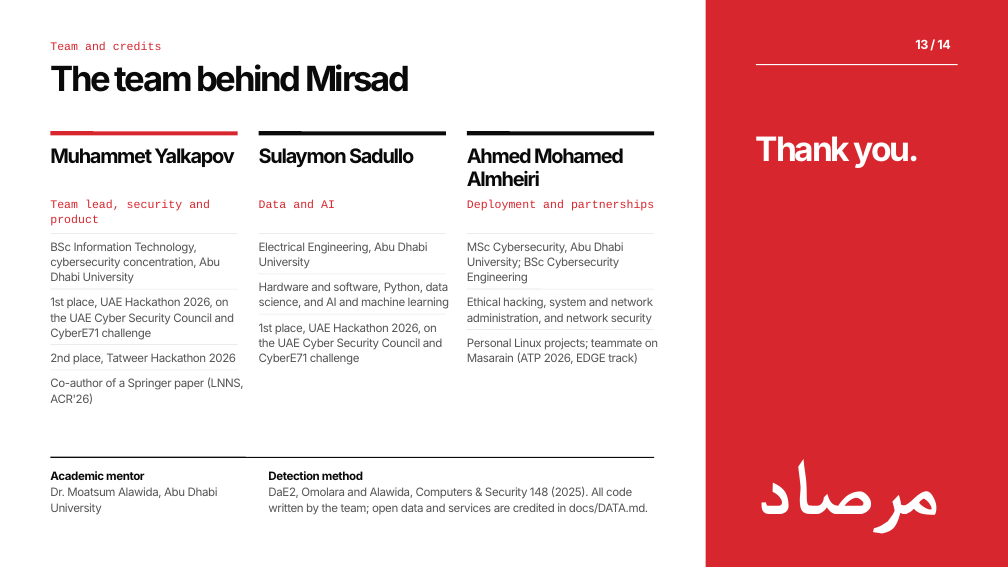
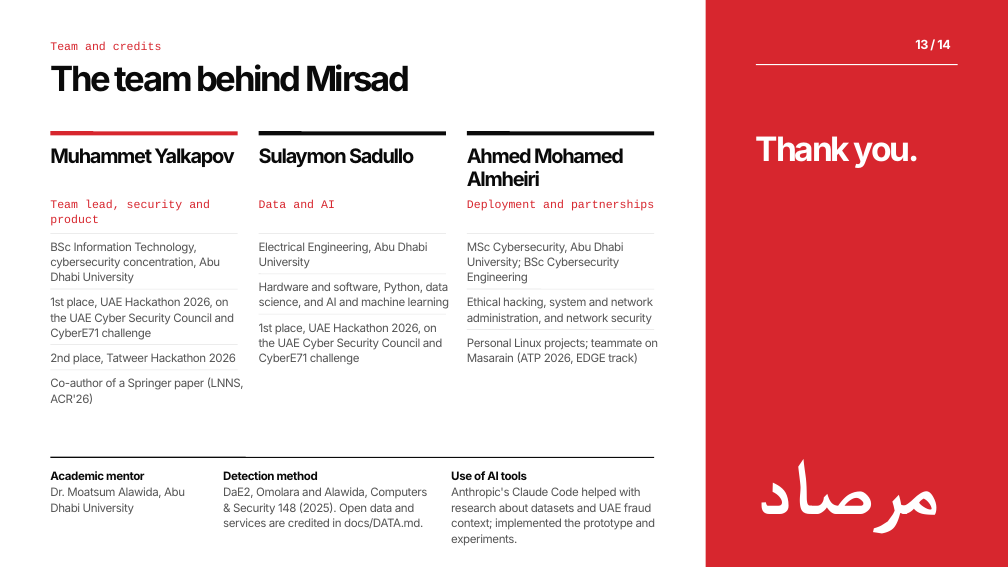
Before and after one commit to muhammet-tm/mirsad, a slide deck: slide 13 of deck/Mirsad_Deck.pptx. Drawn at 1008x567 pixels with LibreOffice and Linux fonts; fonts in the diff are those of the drawing. Boxes give left, top, right and bottom in pixels: in the first picture for what was removed or moved away, otherwise in the second. Text is boxed around its words. In the diff, an @@ line names an element or a change of style, - is before the commit and + after.

```diff
--- a/deck/Mirsad_Deck.pptx
+++ b/deck/Mirsad_Deck.pptx
@@ text "Detection method": place and size @@
-text "Detection method" at (268,471,648,515)
+text "Detection method" at (223,471,427,528)
@@ text added at (451,471,656,546), 11 pt, text #555555 @@
+Use of AI tools
+Anthropic's Claude Code helped with
+research about datasets and UAE fraud
+context; implemented the prototype and
+experiments.
@@ text at (50,487,185,515): spaces changed @@
-Dr. Moatsum Alawida, Abu Dhabi
-University
+Dr. Moatsum Alawida, Abu
+Dhabi University
@@ text at (223,487,427,528): text changed @@
-DaE2, Omolara and Alawida, Computers & Security 148 (2025). All code
-written by the team; open data and services are credited in docs/DATA.md.
+DaE2, Omolara and Alawida, Computers
+& Security 148 (2025). Open data and
+services are credited in docs/DATA.md.
```
Also in this commit, not shown: 8 other files.
